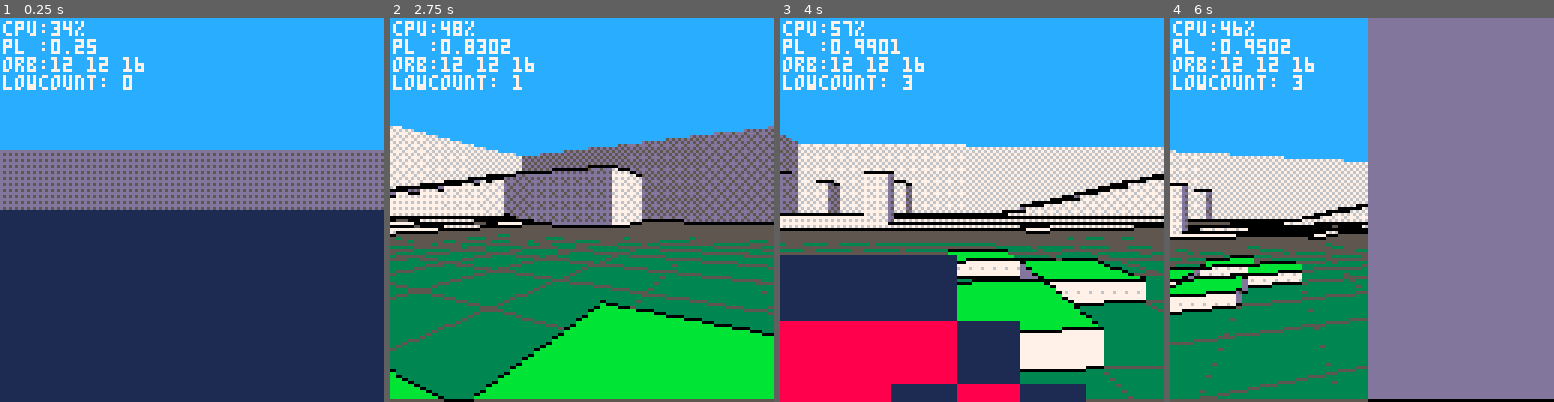
Above: before the commit, frames 1-4 (left to right).
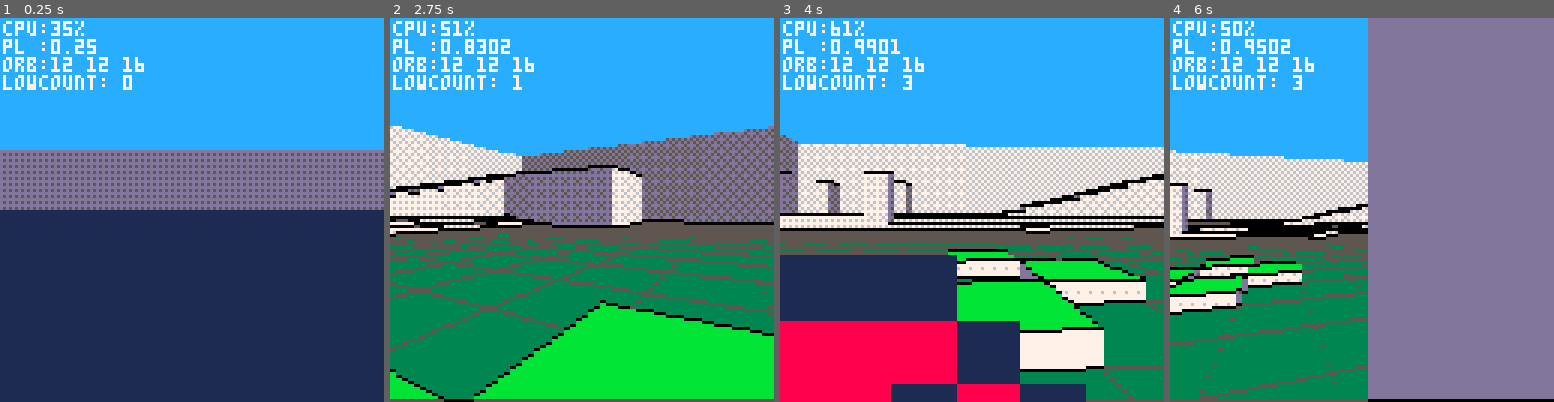
Above: after the commit, the same moments.

Repository: paloblanco/sallyneptune
Game: PICO-8 cartridge cast.p8
Same seed, same stepped clock (60 frames per second), same inputs: the game is played once before the commit and once after it.
Inputs:
- Up to frame 1 (0.25 s): no input
- Up to frame 2 (2.75 s): tap X (X key) at 0.33, 1.07, 1.85 s; tap O (Z key) at 0.7, 1.7, 2.1, 2.5 s; hold Right 1.6-2.1 s; hold Up 2.15-2.42 s; hold Right from 2.47 s (still down)
- Up to frame 3 (4 s): tap O (Z key) at 2.9, 3.3, 3.7 s; tap X (X key) at 2.97 s; release Right at 3.03 s; hold Left 3.08-3.58 s; hold Down 3.63-3.97 s
- Up to frame 4 (6 s): hold Right 4.02-4.68 s; tap X (X key) at 4.08, 5.2 s; tap O (Z key) every 0.4 s from 4.1 to 5.7 s; hold Up 4.73-5.03 s; hold Left 5.08-5.68 s; hold Down from 5.73 s (still down)

The runs differ from the first frame. In frame 1, less than 0.1% of the frame differs, in the area x 16-19%, y 0-5%; in frame 2, less than 0.1%, in the area x 13-19%, y 0-5%; in frame 3, less than 0.1%; in frame 4, less than 0.1%.

Commit message:
dumb algo complete

Diff:
--- a/actor.lua
+++ b/actor.lua
@@ -21,19 +21,68 @@
     self.dist_cam = dist*cos(rel_ang)/cos(.1) -- not sure why you need .1 here but you do
 end
 
-function actor:draw_simple(x,y,z,dir) -- needs view plane and player x,y,z,dir
+function actor:draw_prep(x,y,z,dir) -- needs view plane and player x,y,z,dir
     local dz = self.z-(z-1.5)
     local rel_ang = self.ang_cam
     if (abs(rel_ang) > fov/2) return -- escape function if not in fov
     local dist = self.dist_cam
     local sx = (-rel_ang*2/fov)*64+64
-    local sy = (dz*64/dist)+64
+    local sy = (dz*viewcenter/dist)+horizon
     --circfill(sx,sy,unit/dist,11)
     local hw = self.vwidth*unit/dist
+    local sx0 = sx-.5*hw
+    local sy0 = sy-hw
+    return dist, sx0, sy0, hw
+end
+
+function actor:draw_simple(x,y,z,dir)
+    -- actor is drawn regardless of blocking geometry
+    -- fast!
+    dist, sx0, sy0, hw = self:draw_prep(x,y,z,dir)
+    if (dist == nil) return
     fillp(patterns[min(flr(dist/3),8)])
-    sspr(self.sp%16,8*(self.sp\16),8,8,sx-.5*hw,sy-hw,hw,hw)
+    sspr(self.sp%16,8*(self.sp\16),8,8,sx0,sy0,hw,hw)
     fillp()
 end
 
+function actor:draw_dumb(x,y,z,dir)
+    -- only check left and right edges for blocking.
+    -- draw completely if not blocked
+    -- dont draw at all if any blocking detected
+    -- medium speed
+    local drawme=true
+    dist, sx0, sy0, hw = self:draw_prep(x,y,z,dir)
+    if (dist == nil) return
+
+    local sy1 = sy0+hw
+    --checkleft
+    slice = deptharray[sx0+1 - (sx0+1)%resolution]
+    if slice != nil then
+        for i=#slice,1,-1 do
+            ss=slice[i]
+            if dist>ss[1] then
+                if (sy1-1 > ss[2]) return -- escape drawing
+            end
+        end
+    end
+    --checkright
+    slice = deptharray[sx0-1 + hw - (sx0-1 + hw)%resolution]
+    if slice != nil then
+        for i=#slice,1,-1 do
+            ss=slice[i]
+            if dist>ss[1] then
+                if (sy1-1 > ss[2]) return -- escape drawing
+            end
+        end
+    end
+    if drawme then
+        fillp(patterns[min(flr(dist/3),8)])
+        sspr(self.sp%16,8*(self.sp\16),8,8,sx0,sy0,hw,hw)
+        fillp()
+    end
+end
+
 function actor:draw_best(x,y,z,dir)
+    -- draw sprite slice by slice according to geometry
+    -- slowest option
 end
--- a/cast.p8
+++ b/cast.p8
@@ -42,7 +42,7 @@
 01888810000000000000000000000000000000000000000000000000000000000000000000000000000000000000000000000000000000000000000000000000
 00111100000000000000000000000000000000000000000000000000000000000000000000000000000000000000000000000000000000000000000000000000
 00188100000000000000000000000000000000000000000000000000000000000000000000000000000000000000000000000000000000000000000000000000
-01100110000000000000000000000000000000000000000000000000000000000000000000000000000000000000000000000000000000000000000000000000
+00011000000000000000000000000000000000000000000000000000000000000000000000000000000000000000000000000000000000000000000000000000
 
 
 
--- a/main.lua
+++ b/main.lua
@@ -28,6 +28,7 @@
 function draw_3d()
 	local celz0
 	local col
+	local deptharray = {}
 
 	-- calculate view plane
 
@@ -37,12 +38,16 @@
 	local y=pl.y
 	-- (player eye 1.5 units high)
 	local z=pl.z-1.5
-
-	for sx=0,127,2 do
+	local res = resolution-1
+	local ystart = viewheight-1
+	local ymid = viewcenter
+
+	for sx=0,127,resolution do
+		local depthi = {}
 
 		-- make all of these local
 		-- for speed
-		local sy=127
+		local sy = ystart
 
 		local ix=flr(x)
 		local iy=flr(y)
@@ -116,28 +121,35 @@
 			-- screen space
 
 			local sy1 = celz0-z
-			sy1 = (sy1 * 64)/tdist
-			sy1 = sy1 + 64 -- horizon
+			sy1 = (sy1 * ymid)/tdist
+			sy1 = sy1 + horizon -- horizon
 
 			-- draw ground to new point
 
 			if (sy1 < sy) then
 
-				rectfill(sx,sy1-1,sx+1,sy,
+				rectfill(sx,sy1-1,sx+res,sy,
 					sget((celz0*2)%16,8))
-				line(sx,sy,sx+1,sy,5)
+				line(sx,sy,sx+res,sy,5)
 				if (wall_prev) then
 					line(sx,sy,sx+1,sy,0)
 					wall_prev=false
 				end
 				if lower_elevation then
-					line(sx,sy,sx+1,sy,0)
+					line(sx,sy,sx+res,sy,0)
 					lower_elevation=false
 				end
 				sy=sy1
+
 			end
 			-- flip()
 
+			--lower floor?
+			if (celz>celz0) then
+				lower_elevation=true
+				lowcount = lowcount +1
+				add(depthi,{tdist,sy1})
+			end
 
 			-- draw wall if higher
 
@@ -145,8 +157,8 @@
 				local sy1 = celz-z
 
 
-				sy1 = (sy1 * 64)/tdist
-				sy1 = sy1 + 64 -- horizon
+				sy1 = (sy1 * ymid)/tdist
+				sy1 = sy1 + horizon -- horizon
 				if (sy1 < sy) then
 
 					local wcol = last_dir*-6+13
@@ -158,34 +170,34 @@
 						wcol=103+last_dir*102
 					end
 
-					rectfill(sx,sy1-1,sx+1,sy,
+					rectfill(sx,sy1-1,sx+res,sy,
 					 wcol)
-					line(sx,sy,sx+1,sy,0)
+					line(sx,sy,sx+res,sy,0)
 					--line(sx,sy1-1,sx+1,sy1-1,0)
 					 sy=sy1
 
 					fillp()
 					wall_prev=true
+					add(depthi,{tdist,sy1})
 				end
 				-- flip()
 			end
-			--lower floor?
-			if (celz>celz0) then
-				lower_elevation=true
-				lowcount = lowcount +1
-			end
-
-		end
+
+
+		end
+
 		end -- skipping
+		deptharray[sx]=depthi
 	end -- sx
+	return deptharray
 end
 
 
 function _draw()
 	cls()
 	-- to do: sky? stars?
-	rectfill(0,0,127,127,12)
-	draw_3d()
+	rectfill(0,0,127,viewheight-1,12)
+	deptharray = draw_3d()
 
 	-- sort sprites
 	for aa in all(alist) do
@@ -195,7 +207,8 @@
 	sort(alist)
 	-- draw sprites
 	for aa in all(alist) do
-		aa:draw_simple(pl.x,pl.y,pl.z,pl.d)
+		-- aa:draw_simple(pl.x,pl.y,pl.z,pl.d)
+		aa:draw_dumb(pl.x,pl.y,pl.z,pl.d)
 	end
 
 	cursor(0,0) color(7)
--- a/util.lua
+++ b/util.lua
@@ -6,6 +6,10 @@
 -- field of view
 fov = 0.2 -- 0.2 = 72 degrees
 unit= abs(64/tan(fov*.5)) -- how big one block is
+horizon = 64
+resolution = 2
+viewheight = 128
+viewcenter = 64--viewheight/2
 
 -- true: to get wall patterns
 -- based on distance
